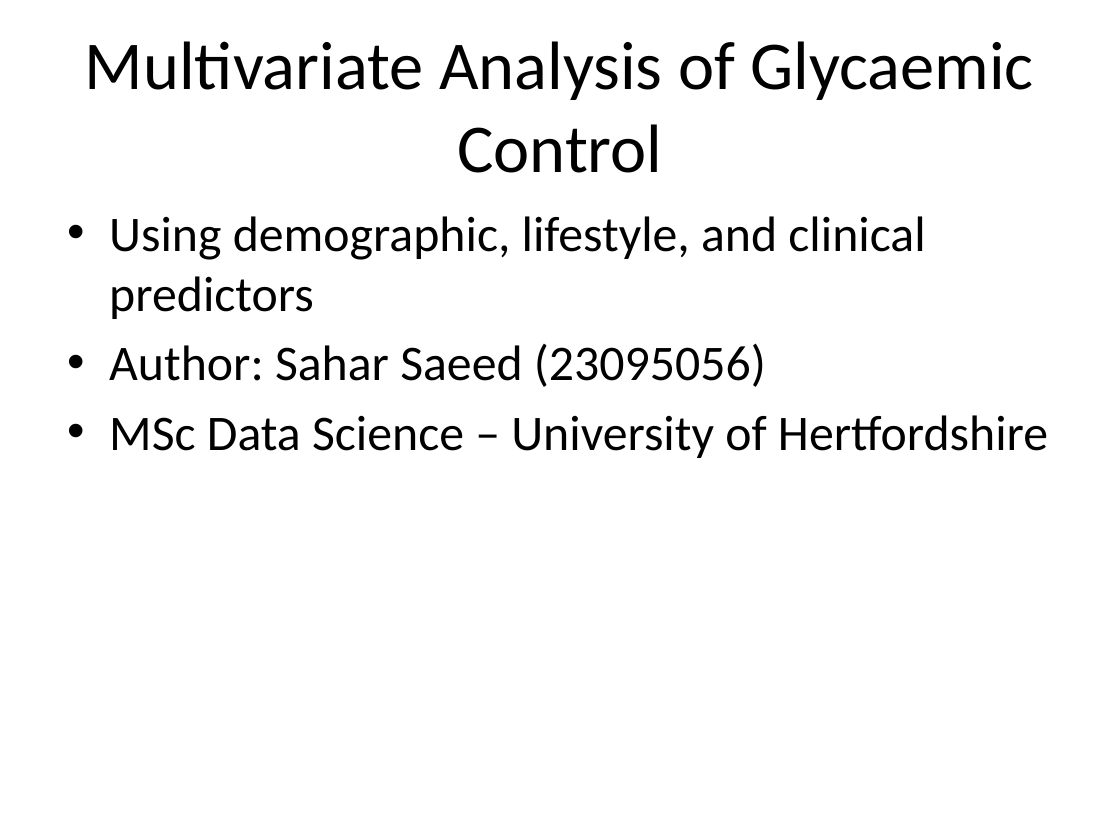
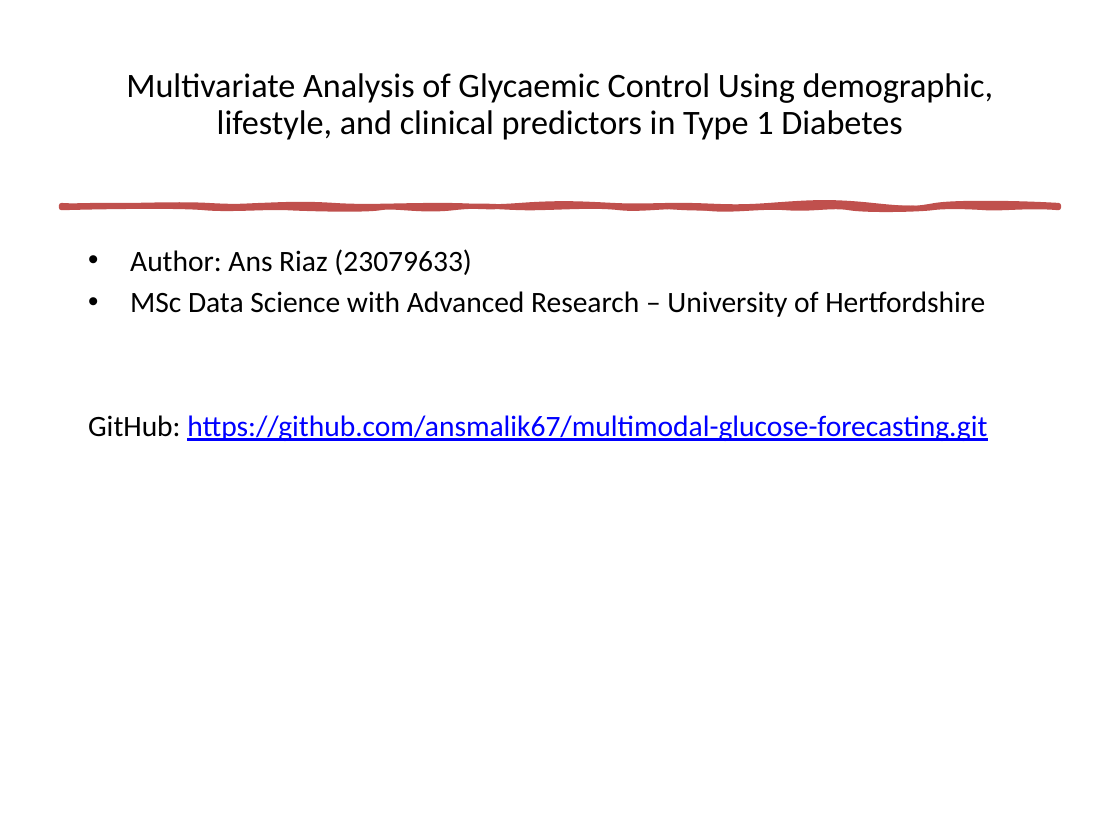
Before and after one commit to ansmalik67/multimodal-glucose-forecasting, a slide deck: slide 1 of Final_Glycaemic_Project_Presentation.pptx. Drawn at 1120x840 pixels with LibreOffice and Linux fonts; fonts in the diff are those of the drawing. Boxes give left, top, right and bottom in pixels: in the first picture for what was removed or moved away, otherwise in the second. Text is boxed around its words. In the diff, an @@ line names an element or a change of style, - is before the commit and + after.

```diff
--- a/Final_Glycaemic_Project_Presentation.pptx
+++ b/Final_Glycaemic_Project_Presentation.pptx
@@ title at bbox=[126, 73, 993, 140]: text changed; size 44 to 22 pt @@
-Multivariate Analysis of Glycaemic Control
+Multivariate Analysis of Glycaemic Control Using demographic, lifestyle, and clinical predictors in Type 1 Diabetes
@@ freeform shape added at bbox=[62, 205, 1058, 207], fill #C0504D, outline #C0504D 3.25 pt @@
@@ text at bbox=[88, 249, 987, 441]: text changed; size 32 to 19 pt @@
-• Using demographic, lifestyle, and clinical predictors
-• Author: Sahar Saeed (23095056)
-• MSc Data Science – University of Hertfordshire
+• Author: Ans Riaz (23079633)
+• MSc Data Science with Advanced Research – University of Hertfordshire
+GitHub: https://github.com/ansmalik67/multimodal-glucose-forecasting.git
```
Also in this commit, not shown: 13 other slides changed, 2 slides added, 1 other file.
